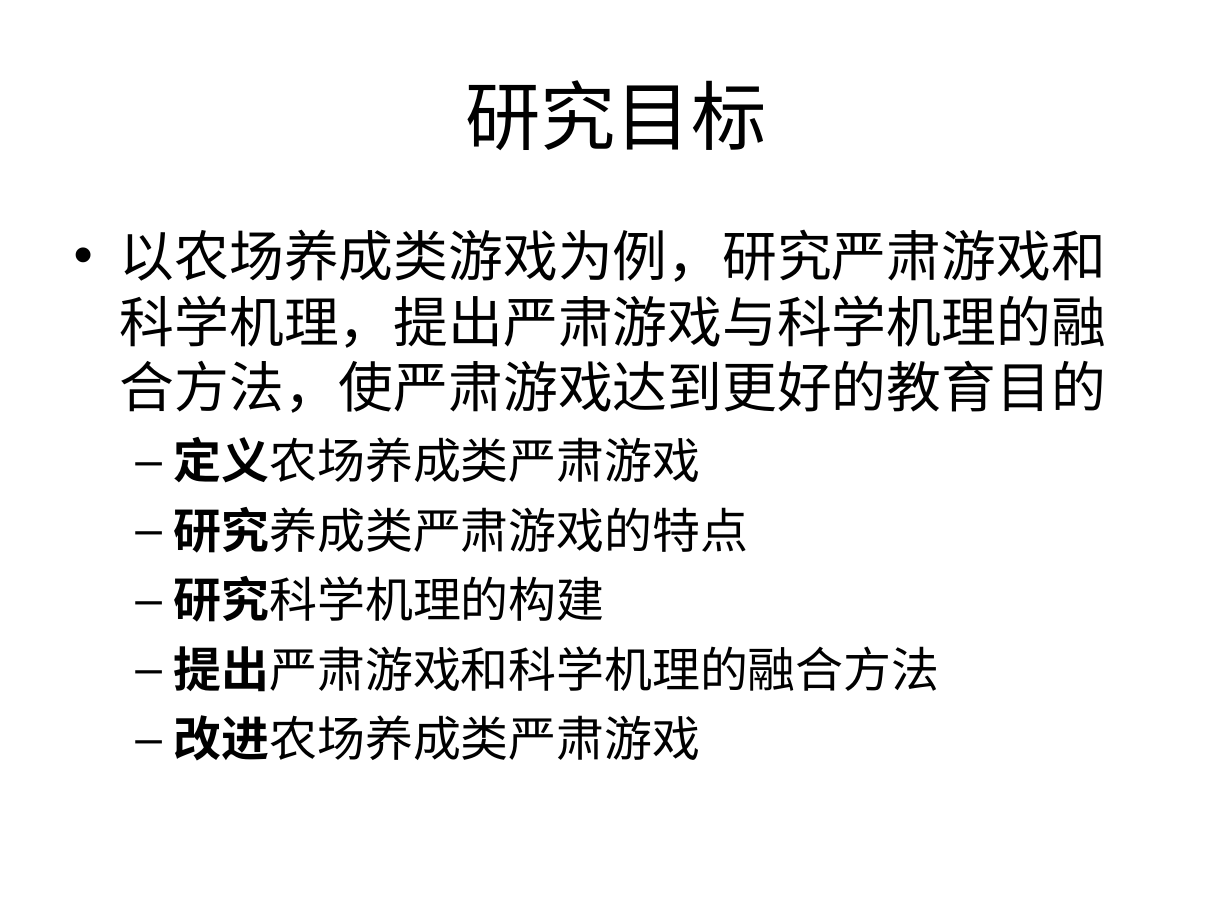
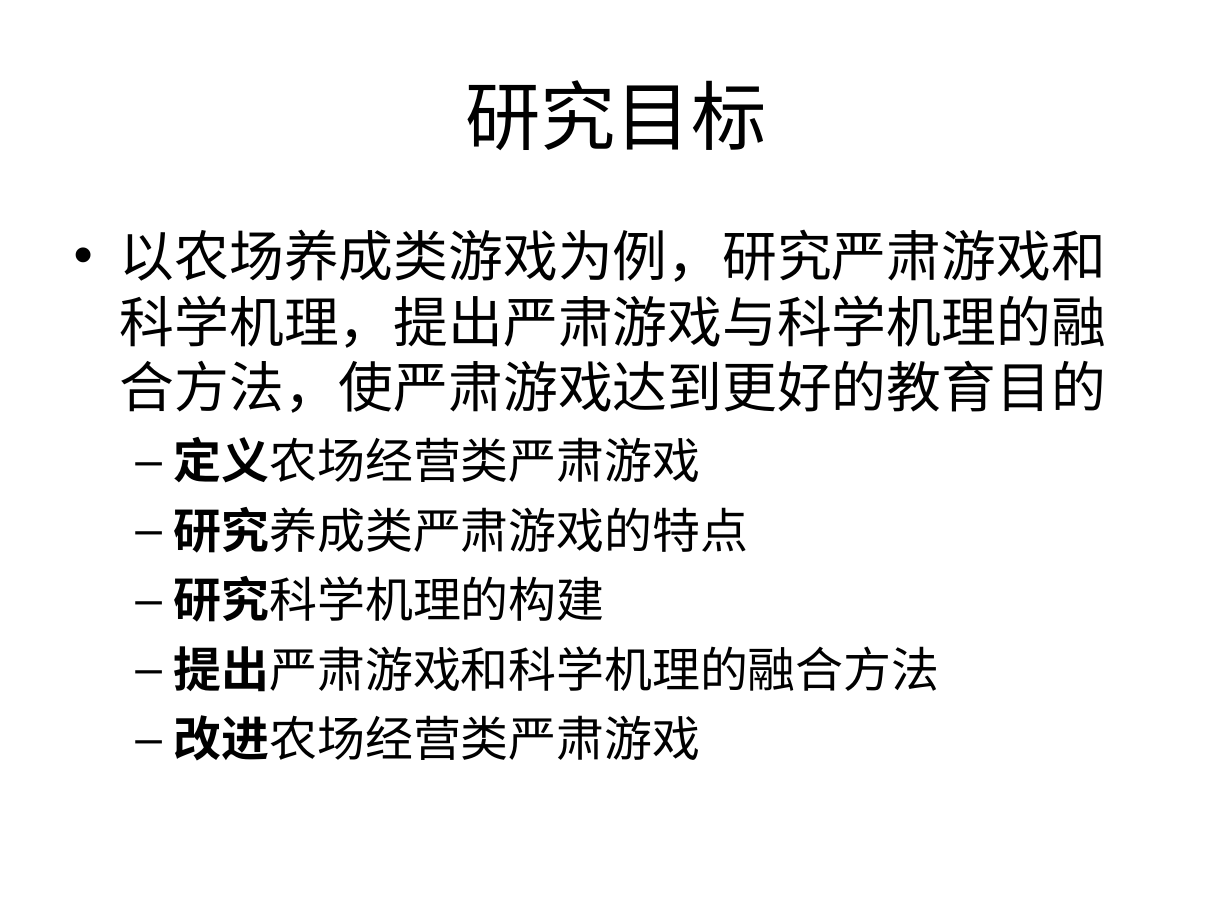
Before and after one commit to Nookleptia/qianmen3d, a slide deck: slide 5 of 毕设文件/毕设提纲.ppt. Drawn at 1232x924 pixels with LibreOffice and Linux fonts; fonts in the diff are those of the drawing. Boxes give left, top, right and bottom in pixels: in the first picture for what was removed or moved away, otherwise in the second. Text is boxed around its words. In the diff, an @@ line names an element or a change of style, - is before the commit and + after.

```diff
--- a/毕设文件/毕设提纲.ppt
+++ b/毕设文件/毕设提纲.ppt
@@ text at (174, 437, 700, 483): text changed @@
-  – 定义农场养成类严肃游戏
+  – 定义农场经营类严肃游戏
@@ text at (174, 715, 700, 761): text changed @@
-  – 改进农场养成类严肃游戏
+  – 改进农场经营类严肃游戏
```
Also in this commit, not shown: 13 other slides changed, 2 other files.
